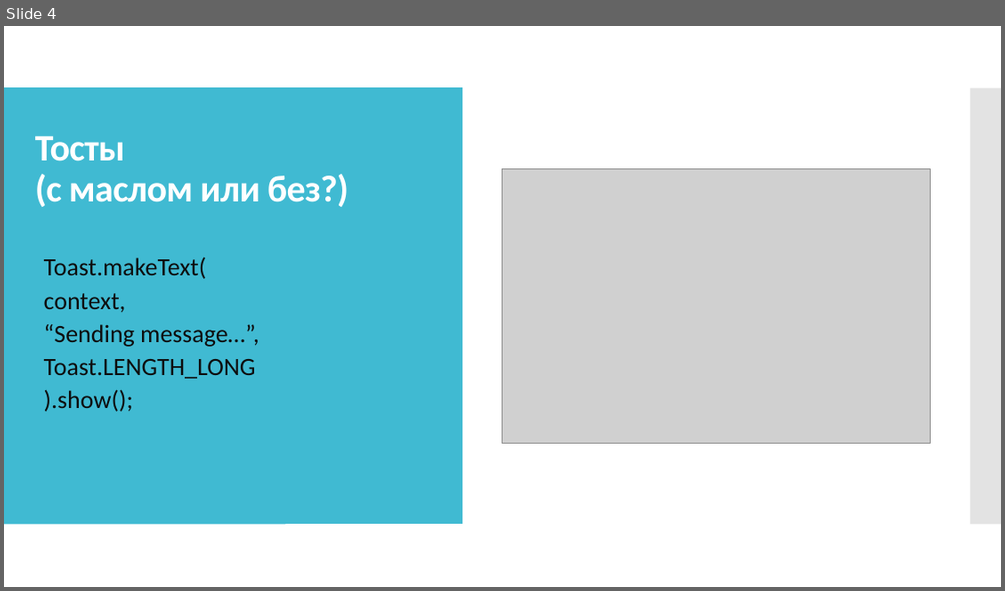
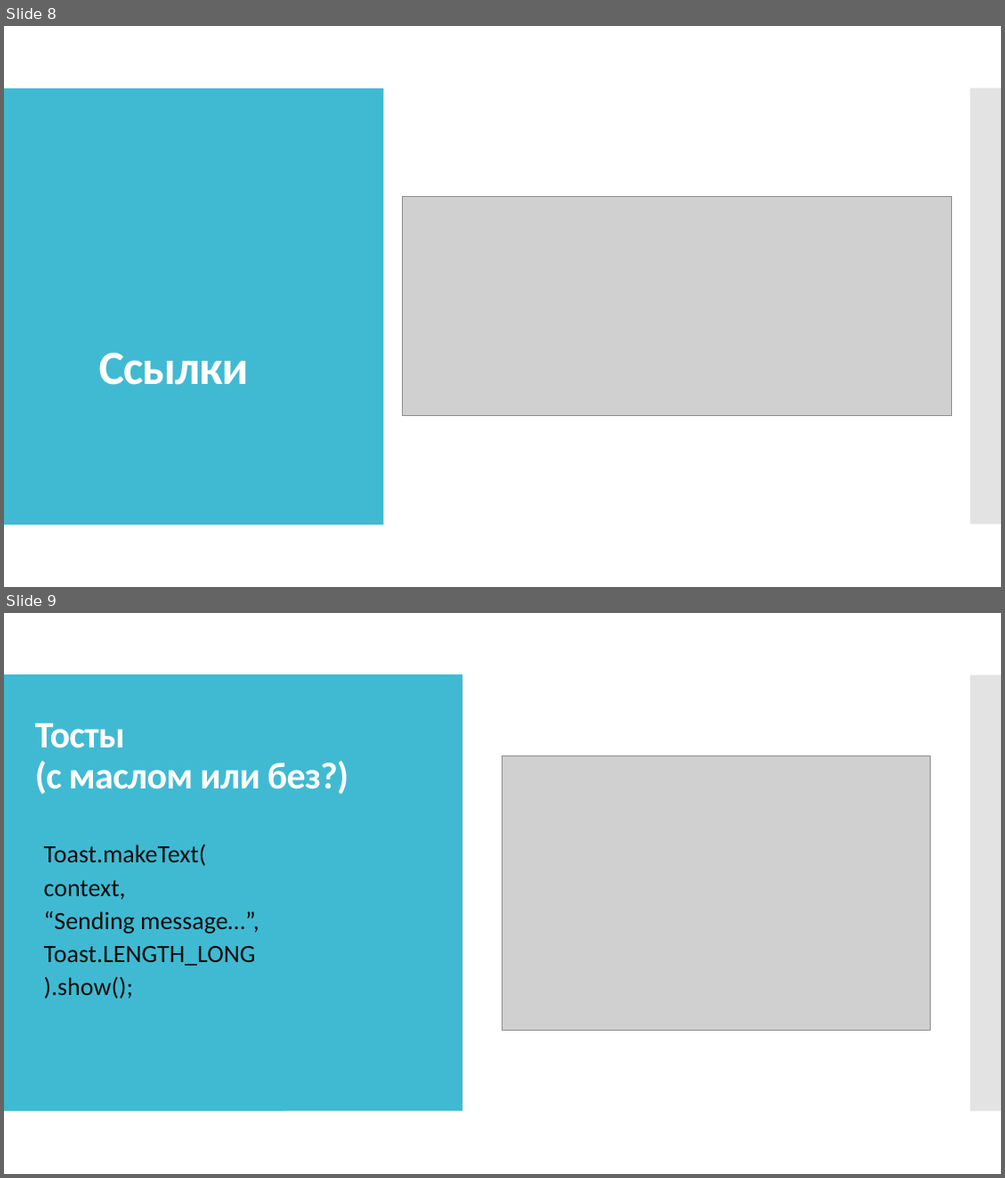
Before and after one commit to IriEfremova/LessonsCube, a slide deck: Samsung/Lesson13/ContextIntent.pptx. Shown one above the other, each under a label of ours: slide 4 before the commit, slides 8 and 9 after it. The pictures are 1005x591 and 1005x1178 pixels, drawn with LibreOffice and Linux fonts; fonts in the diff are those of the drawing; grey boxes stand for pictures. Boxes give left, top, right and bottom in pixels: in the first picture for what was removed or moved away, otherwise in the second. Text is boxed around its words. In the diff, an @@ line names an element or a change of style, - is before the commit and + after.

```diff
--- a/Samsung/Lesson13/ContextIntent.pptx
+++ b/Samsung/Lesson13/ContextIntent.pptx
@@ slide 8 added at (x1=4, y1=26, x2=1001, y2=587), background #FFFFFF; not listed: 2 template elements that a slide beside it also shows @@
@@ rectangle added at (x1=4, y1=26, x2=1001, y2=587), fill #FFFFFF @@
@@ rectangle added at (x1=4, y1=88, x2=752, y2=524), fill #40BAD2 @@
@@ rectangle added at (x1=4, y1=88, x2=384, y2=524), fill #40BAD2 @@
@@ rectangle added at (x1=762, y1=88, x2=1001, y2=524), fill #C8C8C8 at 50% opacity @@
@@ rectangle added at (x1=971, y1=88, x2=1001, y2=524), fill #C8C8C8 at 50% opacity @@
@@ picture added at (x1=402, y1=197, x2=952, y2=417) @@
@@ title added at (x1=99, y1=353, x2=249, y2=385), 46 pt, text #FFFFFF, bold @@
+Ссылки
@@ what was slide 4 is now slide 9 @@
```
Also in this commit, not shown: 2 slides changed, 5 other slides added, 1 slide removed, 1 other file.
